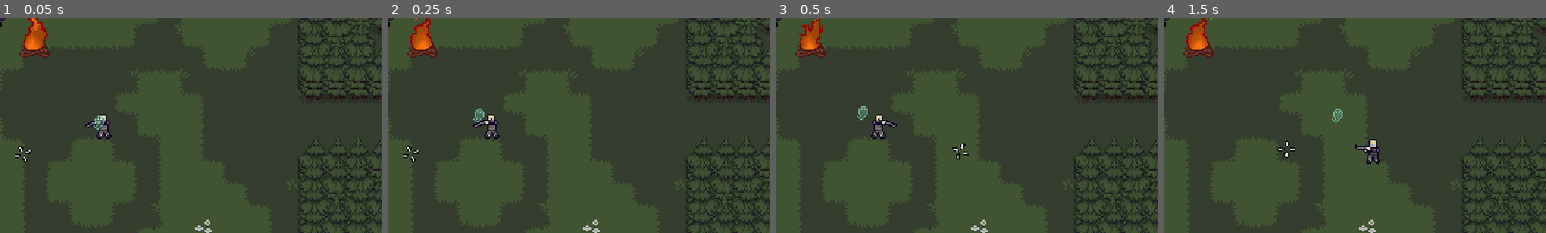
Above: before the commit, frames 1-4 (left to right).
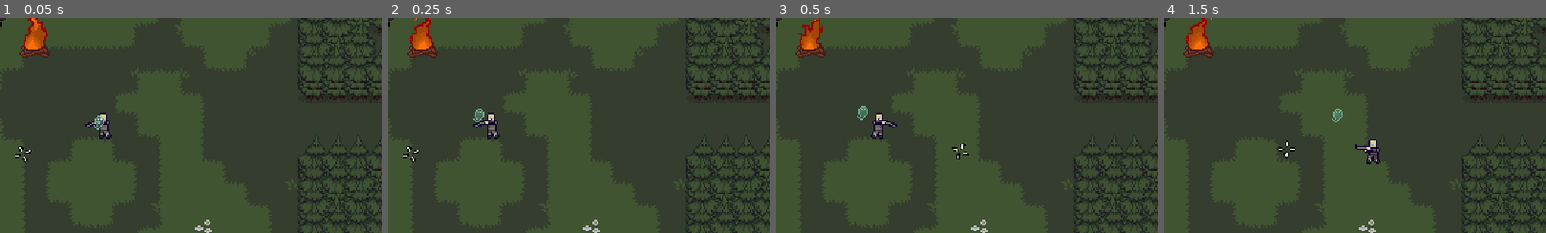
Above: after the commit, the same moments.

Repository: Silgnis/Game-Design-Project
Game: Godot game, scene res://Scenes/Main.tscn
Same seed, same stepped clock (60 frames per second), same inputs: the game is played once before the commit and once after it.
Inputs (mouse positions are % of the whole screen's width and height, from its top left):
- Up to frame 1 (0.05 s): no input
- Up to frame 2 (0.25 s): no input
- Up to frame 3 (0.5 s): no input
- Up to frame 4 (1.5 s): move the mouse to (72, 45) at 0.52 s; press the mouse at (72, 45) at 0.53 s; hold Right (right) 0.53-1.28 s; move the mouse to (30, 55) at 1.27 s; release the mouse at (30, 55) at 1.28 s; hold Down (down) from 1.28 s (still down); tap Tab at 1.35 s
The pictures show only the part of the screen within x 36-86%, y 25-75%; the shares and areas given below are measured in that part.

The runs differ from the first frame. In frame 1, 0.1% of the frame differs, in the area x 25-29%, y 44-57%; in frame 2, 0.1%; in frame 3, 0.1%; in frame 4, nothing differs.

Commit message:
Fix idle player state

Diff:
--- a/Scenes/player_new.tscn
+++ b/Scenes/player_new.tscn
@@ -119,6 +119,7 @@
 [node name="AnimatedSprite2D" type="AnimatedSprite2D" parent="." unique_id=591878261]
 texture_filter = 1
 sprite_frames = SubResource("SpriteFrames_new")
+animation = &"idle"
 
 [node name="HandMarker" type="Marker2D" parent="." unique_id=1838279170]
 position = Vector2(-7, -6)
--- a/Scripts/player_new.gd
+++ b/Scripts/player_new.gd
@@ -82,7 +82,7 @@
 		animated_sprite_2d.play("default")
 	else:
 		velocity = velocity.move_toward(Vector2.ZERO, DECELERATION * delta)
-		animated_sprite_2d.stop()
+		animated_sprite_2d.play("idle")
 
 func shoot():
 	var b = bullet_scene.instantiate()
